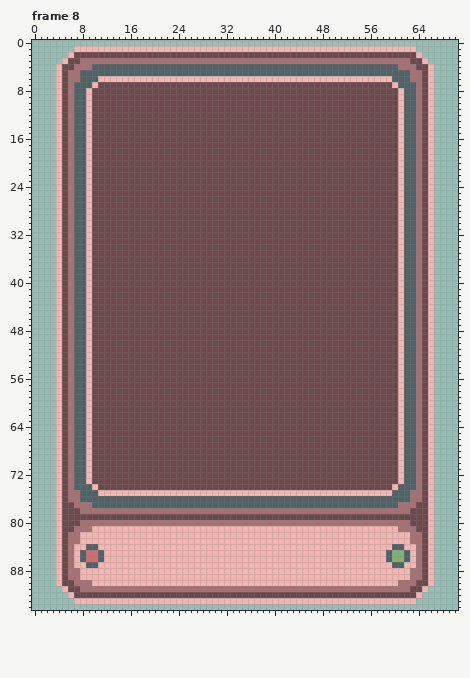
Pixel-art file -- dev/spritesheets/ritualatlas.aseprite. Above: the version before the commit.
71x95 pixels, 19 frames. Colours within 5 levels of each other are drawn and written as one. Shown: frame 8. The commit also changed other frames, which this record leaves out.
After:
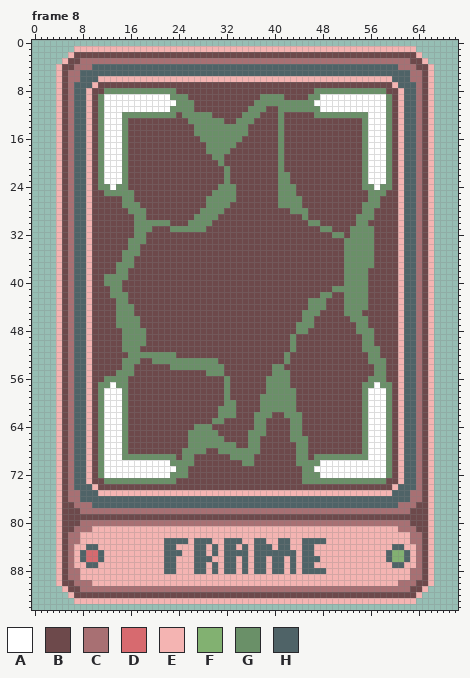
Palette (. is transparent): A #ffffff  B #6d494b  C #a87073  D #d76a6f  E #f4b4b2  F #82b171  G #6a9068  H #4f6367
Change:
Frame 8, layers "Layer 8", "Layer 9":
y 8: x 12..23 BBBBBBBBBBBB -> GGGGGGGGGGGG; x 47..58 BBBBBBBBBBBB -> GGGGGGGGGGGG
y 9: x 11..25 BBBBBBBBBBBBBBB -> GAAAAAAAAAAAGGG; x 38..41 BBBB -> GGGG; x 46..59 BBBBBBBBBBBBBB -> GGAAAAAAAAAAAG
y 10: x 11..26 BBBBBBBBBBBBBBBB -> GAAAAAAAAAAAAGGG; x 37..59 BBBBBBBBBBBBBBBBBBBBBBB -> GGGGGGGGGGAAAAAAAAAAAAG
y 11: x 11..26 BBBBBBBBBBBBBBBB -> GAAAAAAAAAAAGGGG; x 36..38 BBB -> GGG; x 41..59 BBBBBBBBBBBBBBBBBBB -> GGGGGGGAAAAAAAAAAAG
y 12: x 11..23 BBBBBBBBBBBBB -> GAAAGGGGGGGGG; x 25..29 BBBBB -> GGGGG; x 35..37 BBB -> GGG; x 41 B -> G; x 47..59 BBBBBBBBBBBBB -> GGGGGGGGGAAAG
y 13: x 11..15 BBBBB -> GAAAG; x 26..31 BBBBBB -> GGGGGG; x 34..36 BBB -> GGG; x 41 B -> G; x 55..59 BBBBB -> GAAAG
y 14..15: x 11..15 BBBBB -> GAAAG; x 27..35 BBBBBBBBB -> GGGGGGGGG; x 41 B -> G; x 55..59 BBBBB -> GAAAG
y 16: x 11..15 BBBBB -> GAAAG; x 28..34 BBBBBBB -> GGGGGGG; x 41 B -> G; x 55..59 BBBBB -> GAAAG
y 17: x 11..15 BBBBB -> GAAAG; x 29..33 BBBBB -> GGGGG; x 41 B -> G; x 55..59 BBBBB -> GAAAG
y 18: x 11..15 BBBBB -> GAAAG; x 29..32 BBBB -> GGGG; x 41 B -> G; x 55..59 BBBBB -> GAAAG
y 19: x 11..15 BBBBB -> GAAAG; x 30..31 BB -> GG; x 41 B -> G; x 55..59 BBBBB -> GAAAG
y 20: x 11..15 BBBBB -> GAAAG; x 31 B -> G; x 41 B -> G; x 55..59 BBBBB -> GAAAG
y 21: x 11..15 BBBBB -> GAAAG; x 32 B -> G; x 41 B -> G; x 55..59 BBBBB -> GAAAG
y 22..23: x 11..15 BBBBB -> GAAAG; x 32 B -> G; x 41..42 BB -> GG; x 55..59 BBBBB -> GAAAG
y 24: x 11..15 BBBBB -> GGAGG; x 31..33 BBB -> GGG; x 41..43 BBB -> GGG; x 55..59 BBBBB -> GGAGG
y 25: x 12..16 BBBBB -> GGGGG; x 30..33 BBBB -> GGGG; x 41..43 BBB -> GGG; x 56..58 BBB -> GGG
y 26: x 15..16 BB -> GG; x 29..33 BBBBB -> GGGGG; x 41..44 BBBB -> GGGG; x 56..57 BB -> GG
y 27: x 15..17 BBB -> GGG; x 29..32 BBBB -> GGGG; x 41..44 BBBB -> GGGG; x 55..57 BBB -> GGG
y 28: x 16..18 BBB -> GGG; x 28..31 BBBB -> GGGG; x 43..45 BBB -> GGG; x 55..56 BB -> GG
y 29: x 17..18 BB -> GG; x 27..30 BBBB -> GGGG; x 45 B -> G; x 54..56 BBB -> GGG
y 30: x 17..22 BBBBBB -> GGGGGG; x 26..29 BBBB -> GGGG; x 46..47 BB -> GG; x 54..55 BB -> GG
y 31: x 17..19 BBB -> GGG; x 23..28 BBBBBB -> GGGGGG; x 48..49 BB -> GG; x 53..56 BBBB -> GGGG
y 32: x 17..18 BB -> GG; x 50..51 BB -> GG; x 53..56 BBBB -> GGGG
y 33: x 16..18 BBB -> GGG; x 52..56 BBBBB -> GGGGG
y 34: x 16..17 BB -> GG; x 52..56 BBBBB -> GGGGG
y 35: x 15..17 BBB -> GGG; x 52..56 BBBBB -> GGGGG
y 36: x 15..16 BB -> GG; x 52..56 BBBBB -> GGGGG
y 37: x 14..16 BBB -> GGG; x 52..56 BBBBB -> GGGGG
y 38: x 14..15 BB -> GG; x 52..55 BBBB -> GGGG
y 39: x 12..15 BBBB -> GGGG; x 52..55 BBBB -> GGGG
y 40: x 12..14 BBB -> GGG; x 52..55 BBBB -> GGGG
y 41: x 13..14 BB -> GG; x 50..55 BBBBBB -> GGGGGG
y 42: x 13..15 BBB -> GGG; x 48..49 BB -> GG; x 52..55 BBBB -> GGGG
y 43: x 14..15 BB -> GG; x 46..48 BBB -> GGG; x 52..55 BBBB -> GGGG
y 44: x 14..16 BBB -> GGG; x 46..48 BBB -> GGG; x 52..55 BBBB -> GGGG
y 45: x 14..16 BBB -> GGG; x 45..47 BBB -> GGG; x 52..54 BBB -> GGG
y 46: x 14..17 BBBB -> GGGG; x 45..46 BB -> GG; x 53..55 BBB -> GGG
y 47: x 14..17 BBBB -> GGGG; x 44..46 BBB -> GGG; x 54..55 BB -> GG
y 48: x 15..18 BBBB -> GGGG; x 44..45 BB -> GG; x 54..56 BBB -> GGG
y 49..50: x 15..18 BBBB -> GGGG; x 43 B -> G; x 55..56 BB -> GG
y 51: x 15..17 BBB -> GGG; x 43 B -> G; x 55..57 BBB -> GGG
y 52: x 16..23 BBBBBBBB -> GGGGGGGG; x 42 B -> G; x 56..57 BB -> GG
y 53: x 15..17 BBB -> GGG; x 20..30 BBBBBBBBBBB -> GGGGGGGGGGG; x 42 B -> G; x 56..58 BBB -> GGG
y 54: x 15..16 BB -> GG; x 23..31 BBBBBBBBB -> GGGGGGGGG; x 40..41 BB -> GG; x 57..58 BB -> GG
y 55: x 14..16 BBB -> GGG; x 29..31 BBB -> GGG; x 40..42 BBB -> GGG; x 57..58 BB -> GG
y 56: x 12..15 BBBB -> GGGG; x 32 B -> G; x 39..42 BBBB -> GGGG; x 56..58 BBB -> GGG
y 57: x 11..15 BBBBB -> GGAGG; x 32 B -> G; x 39..42 BBBB -> GGGG; x 55..59 BBBBB -> GGAGG
y 58: x 11..15 BBBBB -> GAAAG; x 32 B -> G; x 39..43 BBBBB -> GGGGG; x 55..59 BBBBB -> GAAAG
y 59: x 11..15 BBBBB -> GAAAG; x 32 B -> G; x 38..43 BBBBBB -> GGGGGG; x 55..59 BBBBB -> GAAAG
y 60: x 11..15 BBBBB -> GAAAG; x 32..33 BB -> GG; x 38..43 BBBBBB -> GGGGGG; x 55..59 BBBBB -> GAAAG
y 61: x 11..15 BBBBB -> GAAAG; x 31..33 BBB -> GGG; x 38..43 BBBBBB -> GGGGGG; x 55..59 BBBBB -> GAAAG
y 62: x 11..15 BBBBB -> GAAAG; x 31..33 BBB -> GGG; x 37..39 BBB -> GGG; x 42..44 BBB -> GGG; x 55..59 BBBBB -> GAAAG
y 63: x 11..15 BBBBB -> GAAAG; x 30..31 BB -> GG; x 37..38 BB -> GG; x 43..44 BB -> GG; x 55..59 BBBBB -> GAAAG
y 64: x 11..15 BBBBB -> GAAAG; x 27..29 BBB -> GGG; x 37..38 BB -> GG; x 43..44 BB -> GG; x 55..59 BBBBB -> GAAAG
y 65: x 11..15 BBBBB -> GAAAG; x 26..30 BBBBB -> GGGGG; x 36..38 BBB -> GGG; x 43..44 BB -> GG; x 55..59 BBBBB -> GAAAG
y 66: x 11..15 BBBBB -> GAAAG; x 26..31 BBBBBB -> GGGGGG; x 36..37 BB -> GG; x 43..45 BBB -> GGG; x 55..59 BBBBB -> GAAAG
y 67: x 11..15 BBBBB -> GAAAG; x 26..33 BBBBBBBB -> GGGGGGGG; x 36..37 BB -> GG; x 44..45 BB -> GG; x 55..59 BBBBB -> GAAAG
y 68: x 11..15 BBBBB -> GAAAG; x 25..28 BBBB -> GGGG; x 31..37 BBBBBBB -> GGGGGGG; x 44..45 BB -> GG; x 55..59 BBBBB -> GAAAG
y 69: x 11..23 BBBBBBBBBBBBB -> GAAAGGGGGGGGG; x 25..26 BB -> GG; x 33..36 BBBB -> GGGG; x 44..45 BB -> GG; x 47..59 BBBBBBBBBBBBB -> GGGGGGGGGAAAG
y 70: x 11..26 BBBBBBBBBBBBBBBB -> GAAAAAAAAAAAGGGG; x 35..36 BB -> GG; x 44..59 BBBBBBBBBBBBBBBB -> GGGGAAAAAAAAAAAG
y 71: x 11..25 BBBBBBBBBBBBBBB -> GAAAAAAAAAAAAGG; x 45..59 BBBBBBBBBBBBBBB -> GGAAAAAAAAAAAAG
y 72: x 11..25 BBBBBBBBBBBBBBB -> GAAAAAAAAAAAGGG; x 45..59 BBBBBBBBBBBBBBB -> GGGAAAAAAAAAAAG
y 73: x 12..23 BBBBBBBBBBBB -> GGGGGGGGGGGG; x 45..58 BBBBBBBBBBBBBB -> GGGGGGGGGGGGGG
y 83: x 22..25 EEEE -> HHHH; x 27..29 EEE -> HHH; x 32..34 EEE -> HHH; x 37..38 EE -> HH; x 41..42 EE -> HH; x 45..48 EEEE -> HHHH
y 84: x 22..23 EE -> HH; x 27..28 EE -> HH; x 30 E -> H; x 32..33 EE -> HH; x 35 E -> H; x 37..39 EEE -> HHH; x 41..42 EE -> HH; x 45..46 EE -> HH
y 85: x 22..24 EEE -> HHH; x 27..28 EE -> HH; x 30 E -> H; x 32..35 EEEE -> HHHH; x 37..43 EEEEEEE -> HHHHHHH; x 45..46 EE -> HH
y 86: x 22..23 EE -> HH; x 27..29 EEE -> HHH; x 32..33 EE -> HH; x 35 E -> H; x 37..38 EE -> HH; x 40..41 EE -> HH; x 43 E -> H; x 45..47 EEE -> HHH
y 87: x 22..23 EE -> HH; x 27..28 EE -> HH; x 30 E -> H; x 32..33 EE -> HH; x 35 E -> H; x 37..38 EE -> HH; x 40..41 EE -> HH; x 43 E -> H; x 45..46 EE -> HH
y 88: x 22..23 EE -> HH; x 27..28 EE -> HH; x 30 E -> H; x 32..33 EE -> HH; x 35 E -> H; x 37..38 EE -> HH; x 40..41 EE -> HH; x 43 E -> H; x 45..48 EEEE -> HHHH
Where, in picture pixels (left, top, right, bottom), the same in both pictures:
changed: (98, 88, 392, 484)
changed: (164, 538, 326, 574)
